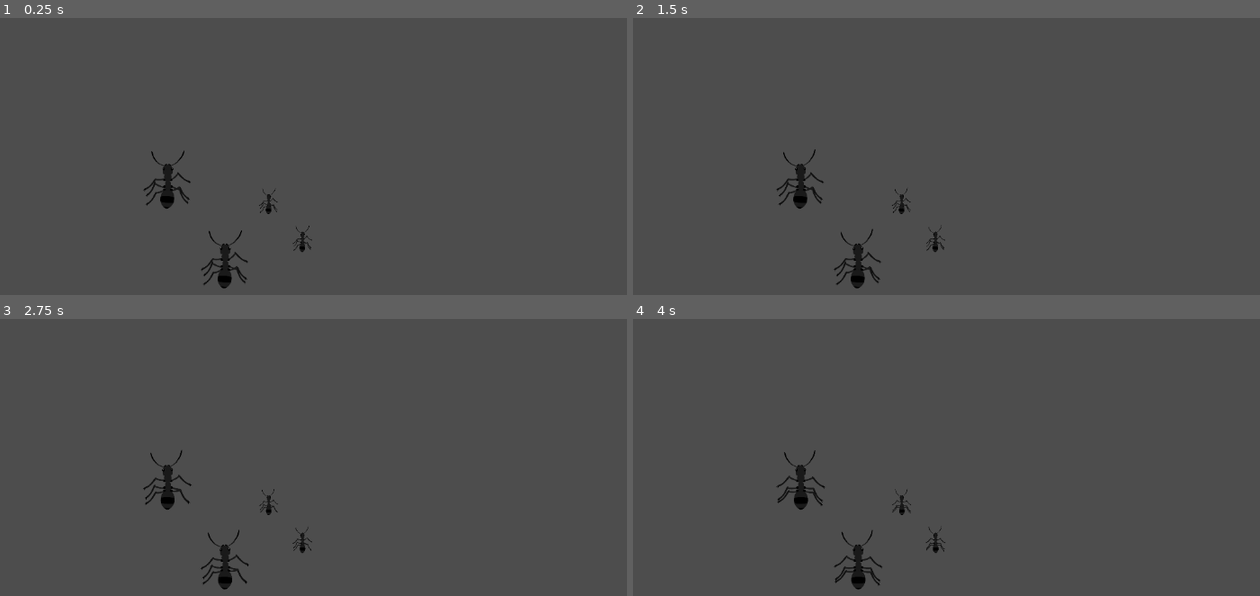
Above: before the commit, frames 1-4 (two rows, left to right).
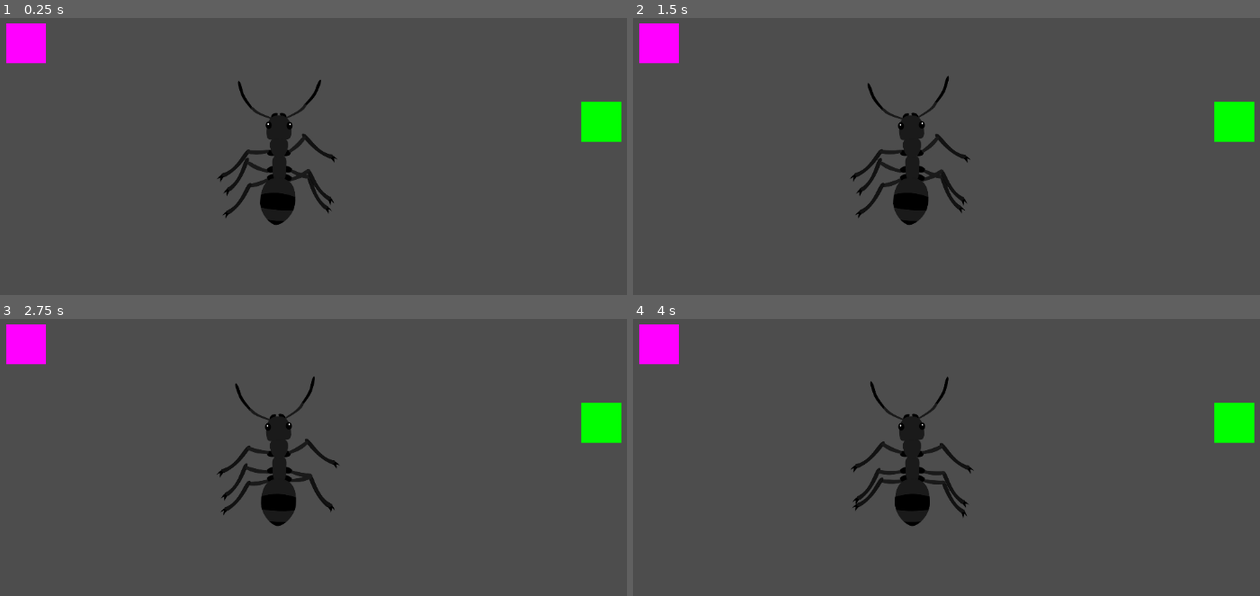
Above: after the commit, the same moments.

Repository: SylvanFranklin/ants
Game: Godot game, scene res://scenes/World.tscn
Two runs of this game, one before a commit and one after it. Both use one fixed random seed, a clock stepped at 60 frames per second and the inputs below. Before the commit the project starts from res://game.tscn.
Inputs:
- Up to frame 1 (0.25 s): no input
- Up to frame 2 (1.5 s): no input
- Up to frame 3 (2.75 s): no input
- Up to frame 4 (4 s): no input

The runs differ from the first frame. In frame 1, 5.2% of the frame differs, in the area x 1-100%, y 1-98%; in frame 2, 5.2%; in frame 3, 5.1%; in frame 4, 5.2%.

Commit message:
dang ants

Diff:
--- a/ant.gd
+++ /dev/null
@@ -1,11 +0,0 @@
-extends Node2D
-
-
-# Called when the node enters the scene tree for the first time.
-func _ready() -> void:
-	pass
-
-
-# Called every frame. 'delta' is the elapsed time since the previous frame.
-func _process(delta: float) -> void:
-	pass
--- a/project.godot
+++ b/project.godot
@@ -11,9 +11,9 @@
 [application]
 
 config/name="ants"
-run/main_scene="res://game.tscn"
-config/features=PackedStringArray("4.3", "GL Compatibility")
-config/icon="res://icon.svg"
+run/main_scene="uid://b4d55ku5nppw8"
+config/features=PackedStringArray("4.4", "GL Compatibility")
+config/icon="res://visual/icon.svg"
 
 [rendering]
 
--- /dev/null
+++ b/scenes/World.tscn
@@ -0,0 +1,29 @@
+[gd_scene load_steps=6 format=3 uid="uid://b4d55ku5nppw8"]
+
+[ext_resource type="PackedScene" uid="uid://cniwwdn3r1yuw" path="res://scenes/ant.tscn" id="1_kqs1s"]
+
+[sub_resource type="Gradient" id="Gradient_32lhk"]
+colors = PackedColorArray(1, 0, 1, 1, 1, 0, 1, 1)
+
+[sub_resource type="GradientTexture2D" id="GradientTexture2D_7g83o"]
+gradient = SubResource("Gradient_32lhk")
+
+[sub_resource type="Gradient" id="Gradient_d1c63"]
+offsets = PackedFloat32Array(0)
+colors = PackedColorArray(0, 1, 0, 1)
+
+[sub_resource type="GradientTexture2D" id="GradientTexture2D_1lgw5"]
+gradient = SubResource("Gradient_d1c63")
+
+[node name="World" type="Node2D"]
+
+[node name="Ant" parent="." instance=ExtResource("1_kqs1s")]
+position = Vector2(516, 293)
+
+[node name="Home" type="Sprite2D" parent="."]
+position = Vector2(111, 120)
+texture = SubResource("GradientTexture2D_7g83o")
+
+[node name="Food" type="Sprite2D" parent="."]
+position = Vector2(1033, 246)
+texture = SubResource("GradientTexture2D_1lgw5")
--- a/ant.tscn
+++ b/scenes/ant.tscn
@@ -1,7 +1,7 @@
 [gd_scene load_steps=66 format=3 uid="uid://cniwwdn3r1yuw"]
 
-[ext_resource type="Script" path="res://ant.gd" id="1_rkdrl"]
-[ext_resource type="Texture2D" uid="uid://doas46bnjha81" path="res://ant.png" id="2_ddf54"]
+[ext_resource type="Script" uid="uid://dybwc454ol7y1" path="res://scripts/ant.gd" id="1_rkdrl"]
+[ext_resource type="Texture2D" uid="uid://doas46bnjha81" path="res://visual/ant.png" id="2_ddf54"]
 
 [sub_resource type="AtlasTexture" id="AtlasTexture_wauxh"]
 atlas = ExtResource("2_ddf54")
--- a/game.tscn
+++ b/scenes/game.tscn
@@ -1,21 +1,21 @@
 [gd_scene load_steps=2 format=3 uid="uid://ciwqguosxv4x0"]
 
-[ext_resource type="PackedScene" uid="uid://cniwwdn3r1yuw" path="res://ant.tscn" id="1_gabqt"]
+[ext_resource type="PackedScene" uid="uid://cniwwdn3r1yuw" path="res://scenes/ant.tscn" id="1_uwrxv"]
 
 [node name="Game" type="Node2D"]
 
-[node name="Ant3" parent="." instance=ExtResource("1_gabqt")]
+[node name="Ant3" parent="." instance=ExtResource("1_uwrxv")]
 position = Vector2(500, 373)
 scale = Vector2(0.159992, 0.179321)
 
-[node name="Ant2" parent="." instance=ExtResource("1_gabqt")]
+[node name="Ant2" parent="." instance=ExtResource("1_uwrxv")]
 position = Vector2(338, 338)
 scale = Vector2(0.398692, 0.4)
 
-[node name="Ant4" parent="." instance=ExtResource("1_gabqt")]
+[node name="Ant4" parent="." instance=ExtResource("1_uwrxv")]
 position = Vector2(430, 466)
 scale = Vector2(0.398692, 0.4)
 
-[node name="Ant5" parent="." instance=ExtResource("1_gabqt")]
+[node name="Ant5" parent="." instance=ExtResource("1_uwrxv")]
 position = Vector2(554.077, 433.611)
 scale = Vector2(0.161843, 0.181395)
--- /dev/null
+++ b/scripts/ant.gd
@@ -0,0 +1,30 @@
+extends Node2D
+@onready var home: Sprite2D = $"../Home"
+@onready var ant: Node2D = $"."
+var velocity = Vector2(0,0)
+var pos
+
+# Called when the node enters the scene tree for the first time.
+func _ready() -> void:
+	var pos = home.position
+	var velocity = Vector2(0,0)
+	var speed = 3000
+	var xDir = 0
+	var yDir = 0
+
+	xDir = (2*randf())-1
+	yDir = (2*randf())-1
+	velocity = Vector2(xDir,yDir).normalized() * speed
+
+
+
+
+
+# Called every frame. 'delta' is the elapsed time since the previous frame.
+func _process(delta: float) -> void:
+	position += velocity*delta
+
+
+func boundary():
+	if pos.x < 0:
+		return 0
--- /dev/null
+++ b/scripts/home.gd
@@ -0,0 +1,3 @@
+extends Node
+@onready var home: Sprite2D = $Home
+var position = home.position
Not shown, added: scripts/ant.gd.uid
Not shown, added: scripts/home.gd.uid
Renamed: ant.png -> visual/ant.png
Not shown, changed: visual/ant.png.import
Renamed: icon.svg -> visual/icon.svg
Not shown, changed: visual/icon.svg.import
